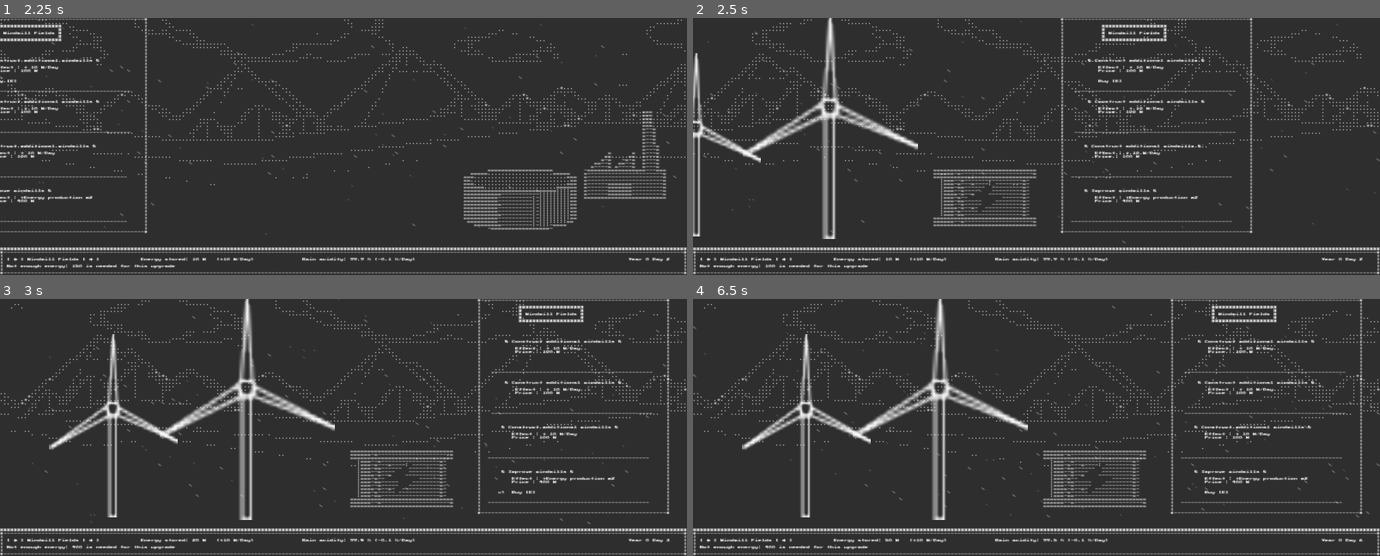
Above: before the commit, frames 1-4 (two rows, left to right).
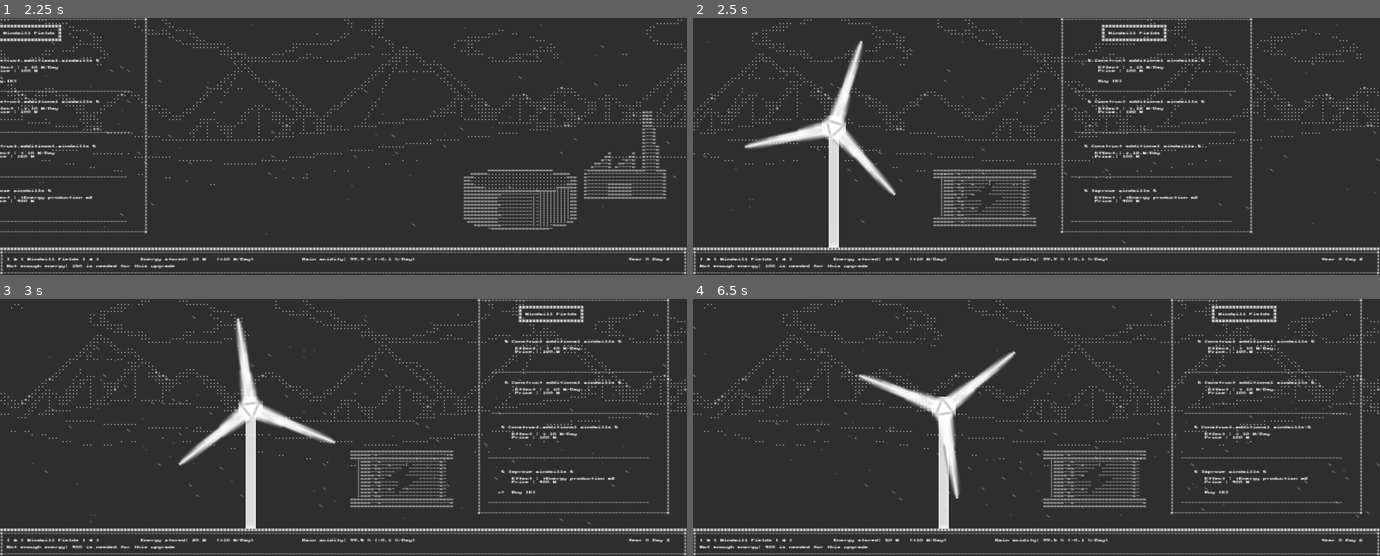
Above: after the commit, the same moments.

Repository: CreaJeu/terraforming-venus
Game: Godot game, scene res://scenes/main_menu.tscn
Two runs of this game, one before a commit and one after it. Both use one fixed random seed, a clock stepped at 60 frames per second and the inputs below.
Inputs:
- Up to frame 1 (2.25 s): tap Enter at 0.5 s; hold D (right) 0.53-1.28 s; tap E (ok) at 0.6, 1.35 s; hold S (down) 1.28-2.03 s; tap Space (start) at 2 s; hold D (right) from 2.03 s (still down); hold Space (start) from 2.03 s (still down)
- Up to frame 2 (2.5 s): keep holding D (right); keep holding Space (start); tap E (ok) at 2.3 s
- Up to frame 3 (3 s): release D (right) at 2.78 s; release Space (start) at 2.78 s; hold Z (up) from 2.78 s (still down); tap E (ok) at 2.85 s
- Up to frame 4 (6.5 s): release Z (up) at 3.53 s; hold Q (left) 3.53-5.03 s; tap E (ok) at 3.6, 4.55, 5.1, 5.85 s; tap Space (start) at 4.35 s; hold S (down) 5.03-5.78 s; hold D (right) from 5.78 s (still down)

Frame 1 is identical in both runs. In frame 2, 4.9% of the frame differs, in the area x 0-33%, y 0-90%; in frame 3, 5.5%, in the area x 7-49%, y 0-90%; in frame 4, 5.4%.

Commit message:
V2 candidate

Diff:
--- /dev/null
+++ b/assets/eolienneAxis.svg
@@ -0,0 +1,73 @@
+<?xml version="1.0" encoding="UTF-8" standalone="no"?>
+<!-- Created with Inkscape (http://www.inkscape.org/) -->
+
+<svg
+   width="6.892673"
+   height="6.892673"
+   viewBox="0 0 6.8926731 6.8926731"
+   version="1.1"
+   id="svg3260"
+   inkscape:version="1.2.2 (b0a8486541, 2022-12-01)"
+   sodipodi:docname="eolienneAxis.svg"
+   xmlns:inkscape="http://www.inkscape.org/namespaces/inkscape"
+   xmlns:sodipodi="http://sodipodi.sourceforge.net/DTD/sodipodi-0.dtd"
+   xmlns="http://www.w3.org/2000/svg"
+   xmlns:svg="http://www.w3.org/2000/svg">
+  <sodipodi:namedview
+     id="namedview3262"
+     pagecolor="#161616"
+     bordercolor="#ffffff"
+     borderopacity="1"
+     inkscape:showpageshadow="0"
+     inkscape:pageopacity="1"
+     inkscape:pagecheckerboard="1"
+     inkscape:deskcolor="#505050"
+     inkscape:document-units="px"
+     showgrid="false"
+     inkscape:zoom="16"
+     inkscape:cx="1.46875"
+     inkscape:cy="12.84375"
+     inkscape:window-width="1887"
+     inkscape:window-height="1056"
+     inkscape:window-x="0"
+     inkscape:window-y="0"
+     inkscape:window-maximized="1"
+     inkscape:current-layer="layer1" />
+  <defs
+     id="defs3257" />
+  <g
+     inkscape:label="Layer 1"
+     inkscape:groupmode="layer"
+     id="layer1">
+    <path
+       id="path4401"
+       style="fill:none;stroke:#fefefe;stroke-width:1.1;stroke-linecap:round;stroke-dasharray:none;paint-order:markers fill stroke"
+       d="M 6.3426731,3.446337 C 6.3426729,4.246138 6.0184894,4.970222 5.4943555,5.494356 4.9702217,6.01849 4.2461376,6.342673 3.4463365,6.342673 2.6465353,6.342673 1.9224513,6.01849 1.3983175,5.494356 0.87418369,4.970222 0.55000016,4.246138 0.54999996,3.446337 c -2e-7,-0.799801 0.3241833,-1.523886 0.84831714,-2.048019 0.5241338,-0.52413399 1.248218,-0.84831799 2.0480194,-0.84831799 0.7998013,0 1.5238856,0.324184 2.0480194,0.84831699 0.5241339,0.524134 0.8483174,1.248219 0.8483172,2.04802 z"
+       sodipodi:nodetypes="sssssssss" />
+    <path
+       id="path4401-5"
+       style="fill:none;stroke:#fefefe;stroke-width:1.1;stroke-linecap:round;stroke-dasharray:none;paint-order:markers fill stroke"
+       d="M 5.5823405,3.446337 C 5.5823404,4.036178 5.34326,4.570178 4.9567193,4.956719 4.5701786,5.343261 4.0361776,5.582341 3.4463365,5.582341 2.8564955,5.582341 2.3224944,5.343261 1.9359538,4.956719 1.5494131,4.570178 1.3103327,4.036178 1.3103325,3.446337 1.3103324,2.856496 1.5494128,2.322495 1.9359535,1.935955 2.3224942,1.549413 2.8564953,1.310332 3.4463365,1.310332 c 0.5898412,0 1.1238423,0.239081 1.5103831,0.625622 0.3865407,0.386541 0.6256211,0.920542 0.6256209,1.510383 z"
+       sodipodi:nodetypes="sssssssss" />
+    <path
+       id="path4401-5-3"
+       style="fill:none;stroke:#fefefe;stroke-width:1.1;stroke-linecap:round;stroke-dasharray:none;paint-order:markers fill stroke"
+       d="m 4.9624873,3.446337 c 0,0.418673 -0.169701,0.797711 -0.4440703,1.07208 C 4.2440476,4.792787 3.86501,4.962488 3.4463365,4.962488 3.0276632,4.962488 2.6486254,4.792787 2.3742561,4.518417 2.0998868,4.244048 1.9301858,3.86501 1.9301857,3.446337 1.9301856,3.027663 2.0998866,2.648625 2.3742559,2.374257 2.6486253,2.099886 3.027663,1.930185 3.4463365,1.930185 c 0.4186735,0 0.7977113,0.169701 1.0720807,0.444071 0.2743693,0.274369 0.4440703,0.653407 0.4440701,1.072081 z"
+       sodipodi:nodetypes="sssssssss" />
+    <path
+       id="path4401-5-3-5"
+       style="fill:none;stroke:#fefefe;stroke-width:1.1;stroke-linecap:round;stroke-dasharray:none;paint-order:markers fill stroke"
+       d="m 4.55734,3.446337 c 0,0.263308 -0.1243534,0.501687 -0.3254054,0.674241 -0.2010521,0.172553 -0.4788029,0.27928 -0.7855981,0.27928 -0.3067951,0 -0.5845459,-0.106727 -0.785598,-0.27928 C 2.4596864,3.948024 2.3353331,3.709645 2.335333,3.446337 2.3353329,3.18303 2.4596862,2.944649 2.6607383,2.772095 c 0.2010521,-0.172553 0.478803,-0.27928 0.7855982,-0.27928 0.3067952,0 0.5845461,0.106727 0.7855983,0.27928 0.201052,0.172554 0.3254054,0.410935 0.3254052,0.674242 z"
+       sodipodi:nodetypes="sssssssss" />
+    <path
+       id="path4401-5-3-5-6"
+       style="fill:none;stroke:#fefefe;stroke-width:1.1;stroke-linecap:round;stroke-dasharray:none;paint-order:markers fill stroke"
+       d="m 3.8222155,3.822216 c -0.2340505,0.332845 -0.5408882,0.0081 -0.7517581,0 -0.332844,-0.234052 -0.00815,-0.54089 -10e-8,-0.751759 0.2340505,-0.332845 0.5408884,-0.0081 0.7517583,0 0.332844,0.234053 0.00815,0.54089 -10e-8,0.751759 z"
+       sodipodi:nodetypes="ccccc" />
+    <path
+       style="fill:none;stroke:#fefefe;stroke-width:1.1;stroke-linecap:round;stroke-dasharray:none;paint-order:markers fill stroke"
+       d="M 3.6050841,3.4463365 H 3.287589"
+       id="path4501"
+       sodipodi:nodetypes="cc" />
+  </g>
+</svg>
--- /dev/null
+++ b/assets/eolienneFoot.svg
@@ -0,0 +1,58 @@
+<?xml version="1.0" encoding="UTF-8" standalone="no"?>
+<!-- Created with Inkscape (http://www.inkscape.org/) -->
+
+<svg
+   width="3.4758239"
+   height="70.167992"
+   viewBox="0 0 3.4758239 70.167993"
+   version="1.1"
+   id="svg3260"
+   inkscape:version="1.2.2 (b0a8486541, 2022-12-01)"
+   sodipodi:docname="eolienneFoot.svg"
+   xmlns:inkscape="http://www.inkscape.org/namespaces/inkscape"
+   xmlns:sodipodi="http://sodipodi.sourceforge.net/DTD/sodipodi-0.dtd"
+   xmlns="http://www.w3.org/2000/svg"
+   xmlns:svg="http://www.w3.org/2000/svg">
+  <sodipodi:namedview
+     id="namedview3262"
+     pagecolor="#161616"
+     bordercolor="#ffffff"
+     borderopacity="1"
+     inkscape:showpageshadow="0"
+     inkscape:pageopacity="1"
+     inkscape:pagecheckerboard="1"
+     inkscape:deskcolor="#505050"
+     inkscape:document-units="px"
+     showgrid="false"
+     inkscape:zoom="11.313709"
+     inkscape:cx="-17.766058"
+     inkscape:cy="35.57631"
+     inkscape:window-width="1887"
+     inkscape:window-height="1056"
+     inkscape:window-x="0"
+     inkscape:window-y="0"
+     inkscape:window-maximized="1"
+     inkscape:current-layer="layer1" />
+  <defs
+     id="defs3257" />
+  <g
+     inkscape:label="Layer 1"
+     inkscape:groupmode="layer"
+     id="layer1">
+    <path
+       id="rect3704"
+       style="fill:none;stroke:#ffffff;stroke-width:0.929206"
+       d="M 0.47521007,33.930005 H 3.0061951 v 35.704866 l -2.53098503,-0.0076 z"
+       sodipodi:nodetypes="ccccc" />
+    <path
+       style="fill:none;stroke:#fefefe;stroke-width:1;stroke-linecap:round;stroke-dasharray:none;paint-order:markers fill stroke"
+       d="M 1.4041841,34.255097 V 69.366681"
+       id="path3875"
+       sodipodi:nodetypes="cc" />
+    <path
+       style="fill:none;stroke:#fefefe;stroke-width:1;stroke-linecap:round;stroke-dasharray:none;paint-order:markers fill stroke"
+       d="M 2.1874151,34.228572 V 69.340156"
+       id="path3875-6"
+       sodipodi:nodetypes="cc" />
+  </g>
+</svg>
--- /dev/null
+++ b/assets/eolienneWing.svg
@@ -0,0 +1,66 @@
+<?xml version="1.0" encoding="UTF-8" standalone="no"?>
+<!-- Created with Inkscape (http://www.inkscape.org/) -->
+
+<svg
+   width="6.892673"
+   height="52.873158"
+   viewBox="0 0 6.8926731 52.873158"
+   version="1.1"
+   id="svg3260"
+   inkscape:version="1.2.2 (b0a8486541, 2022-12-01)"
+   sodipodi:docname="eolienneWing.svg"
+   xmlns:inkscape="http://www.inkscape.org/namespaces/inkscape"
+   xmlns:sodipodi="http://sodipodi.sourceforge.net/DTD/sodipodi-0.dtd"
+   xmlns="http://www.w3.org/2000/svg"
+   xmlns:svg="http://www.w3.org/2000/svg">
+  <sodipodi:namedview
+     id="namedview3262"
+     pagecolor="#161616"
+     bordercolor="#ffffff"
+     borderopacity="1"
+     inkscape:showpageshadow="0"
+     inkscape:pageopacity="1"
+     inkscape:pagecheckerboard="1"
+     inkscape:deskcolor="#505050"
+     inkscape:document-units="px"
+     showgrid="false"
+     inkscape:zoom="16"
+     inkscape:cx="2.0625"
+     inkscape:cy="12.90625"
+     inkscape:window-width="1887"
+     inkscape:window-height="1056"
+     inkscape:window-x="0"
+     inkscape:window-y="0"
+     inkscape:window-maximized="1"
+     inkscape:current-layer="layer1" />
+  <defs
+     id="defs3257" />
+  <g
+     inkscape:label="Layer 1"
+     inkscape:groupmode="layer"
+     id="layer1">
+    <path
+       style="fill:none;stroke:#fffefe;stroke-width:0.852919;stroke-dasharray:none;stroke-opacity:1"
+       d="M 5.0883592,24.16803 3.4469287,0.028932 1.8054982,24.235314 Z"
+       id="path3768"
+       sodipodi:nodetypes="cccc" />
+    <path
+       style="fill:none;stroke:#fffefe;stroke-width:1.1;stroke-linecap:round;stroke-dasharray:none;stroke-opacity:1;paint-order:markers fill stroke"
+       d="M 2.9484695,23.917788 3.885961,10.531984"
+       id="path6118" />
+    <path
+       style="fill:none;stroke:#fffefe;stroke-width:1.1;stroke-linecap:round;stroke-dasharray:none;stroke-opacity:1;paint-order:markers fill stroke"
+       d="M 2.4589699,23.93521 3.7357375,7.2783966"
+       id="path6120"
+       sodipodi:nodetypes="cc" />
+    <path
+       style="fill:none;stroke:#fffefe;stroke-width:1.1;stroke-linecap:round;stroke-dasharray:none;stroke-opacity:1;paint-order:markers fill stroke"
+       d="M 3.781333,24.012686 4.3567258,16.32735"
+       id="path6122"
+       sodipodi:nodetypes="cc" />
+    <path
+       style="fill:none;stroke:#fffefe;stroke-width:1.1;stroke-linecap:round;stroke-dasharray:none;stroke-opacity:1;paint-order:markers fill stroke"
+       d="m 4.4384368,23.941387 0.2438825,-2.84674"
+       id="path6124" />
+  </g>
+</svg>
--- a/scenes/main.tscn
+++ b/scenes/main.tscn
@@ -2,7 +2,6 @@
 
 [ext_resource type="PackedScene" uid="uid://cch5qqknwh7gl" path="res://scenes/rain.tscn" id="2_0wfyh"]
 [ext_resource type="Script" uid="uid://b6thy2gm65e1f" path="res://scripts/game_state.gd" id="2_sugp2"]
-[ext_resource type="Texture2D" uid="uid://dry6i63t1elkt" path="res://assets/eolienne.svg" id="3_jyhfs"]
 [ext_resource type="PackedScene" uid="uid://hodjx1ojhhcg" path="res://scenes/barre_ui.tscn" id="3_tbgi4"]
 [ext_resource type="PackedScene" uid="uid://cwxythcsu30vk" path="res://scenes/upgrades/upgrade_more_windmills.tscn" id="3_tefeu"]
 [ext_resource type="LabelSettings" uid="uid://po5dxq7k46vm" path="res://godot_only/label_settings.tres" id="4_jbj1t"]
@@ -14,6 +13,10 @@
 [ext_resource type="PackedScene" uid="uid://cyjcgnixmq7si" path="res://scenes/upgrades/upgrade_more_bacteria.tscn" id="9_a8y0u"]
 [ext_resource type="PackedScene" uid="uid://bt75dqc0het1a" path="res://scenes/upgrades/upgrade_better_bacteria.tscn" id="10_jkv2x"]
 [ext_resource type="PackedScene" uid="uid://cagmf1j2ietoh" path="res://scenes/upgrades/upgrade_super_bacteria.tscn" id="11_jbj1t"]
+[ext_resource type="Texture2D" uid="uid://qq1vtc6e6m5" path="res://assets/eolienneFoot.svg" id="11_muem4"]
+[ext_resource type="Texture2D" uid="uid://tq4kkloukq22" path="res://assets/eolienneAxis.svg" id="12_dp3eg"]
+[ext_resource type="Texture2D" uid="uid://bdrnwvgby7575" path="res://assets/eolienneWing.svg" id="13_0ld40"]
+[ext_resource type="Script" uid="uid://clkl31bthohsj" path="res://scripts/windmill_wing.gd" id="14_gqmmt"]
 [ext_resource type="Script" uid="uid://drse83ef45k4k" path="res://scripts/VictoryScreen.gd" id="15_dp3eg"]
 [ext_resource type="PackedScene" uid="uid://be8lu6sse7fpw" path="res://scenes/blink_label.tscn" id="16_muem4"]
 
@@ -92,6 +95,7 @@
 [node name="more_windmills_upgrade" parent="Windmills" unique_id=2074544727 node_paths=PackedStringArray("gamestate") instance=ExtResource("3_tefeu")]
 position = Vector2(143, 12)
 gamestate = NodePath("../../gameState_Node")
+extra_windmill_art_path = "../EolienneV2_2"
 
 [node name="applyer_Node" type="Node" parent="Windmills/more_windmills_upgrade" unique_id=1547696841]
 script = ExtResource("6_jkv2x")
@@ -99,6 +103,7 @@
 [node name="more_windmills_upgrade2" parent="Windmills" unique_id=143629266 node_paths=PackedStringArray("gamestate") instance=ExtResource("3_tefeu")]
 position = Vector2(143, 24)
 gamestate = NodePath("../../gameState_Node")
+extra_windmill_art_path = "../EolienneV2_3"
 
 [node name="applyer_Node" type="Node" parent="Windmills/more_windmills_upgrade2" unique_id=657588283]
 script = ExtResource("6_jkv2x")
@@ -106,6 +111,7 @@
 [node name="more_windmills_upgrade3" parent="Windmills" unique_id=1436794835 node_paths=PackedStringArray("gamestate") instance=ExtResource("3_tefeu")]
 position = Vector2(142, 37)
 gamestate = NodePath("../../gameState_Node")
+extra_windmill_art_path = "../EolienneV2_4"
 
 [node name="applyer_Node" type="Node" parent="Windmills/more_windmills_upgrade3" unique_id=198349076]
 script = ExtResource("6_jkv2x")
@@ -117,15 +123,6 @@
 [node name="applyer_Node" type="Node" parent="Windmills/better_windmills_upgrade" unique_id=415425593]
 script = ExtResource("6_jkv2x")
 price = 400
-
-[node name="Eolienne" type="Sprite2D" parent="Windmills" unique_id=1359826047]
-position = Vector2(72, 32)
-texture = ExtResource("3_jyhfs")
-
-[node name="Eolienne2" type="Sprite2D" parent="Windmills" unique_id=814259118]
-position = Vector2(33, 37)
-scale = Vector2(0.7352941, 0.8230769)
-texture = ExtResource("3_jyhfs")
 
 [node name="Transformateur" type="Label" parent="Windmills" unique_id=433090939]
 offset_left = 102.0
@@ -177,6 +174,126 @@
 =============================="
 label_settings = ExtResource("4_jbj1t")
 metadata/transparent_char = "$"
+
+[node name="EolienneV2_4" type="Node2D" parent="Windmills" unique_id=1822191037]
+visible = false
+position = Vector2(23, 40)
+
+[node name="Foot" type="Sprite2D" parent="Windmills/EolienneV2_4" unique_id=755448071]
+position = Vector2(-3.833727, 0.32499886)
+scale = Vector2(0.505, 0.505)
+texture = ExtResource("11_muem4")
+
+[node name="Axis" type="Sprite2D" parent="Windmills/EolienneV2_4" unique_id=112448626]
+position = Vector2(-3.833727, 0.32499886)
+scale = Vector2(0.505, 0.505)
+texture = ExtResource("12_dp3eg")
+
+[node name="Wing1" type="Sprite2D" parent="Windmills/EolienneV2_4" unique_id=971932096]
+position = Vector2(-3.833727, 0.32499886)
+scale = Vector2(0.505, 0.505)
+texture = ExtResource("13_0ld40")
+script = ExtResource("14_gqmmt")
+
+[node name="Wing2" type="Sprite2D" parent="Windmills/EolienneV2_4" unique_id=197630472]
+position = Vector2(-3.833727, 0.32499897)
+rotation = 2.0943952
+scale = Vector2(0.505, 0.505)
+texture = ExtResource("13_0ld40")
+script = ExtResource("14_gqmmt")
+
+[node name="Wing3" type="Sprite2D" parent="Windmills/EolienneV2_4" unique_id=1873029169]
+position = Vector2(-3.833727, 0.32499874)
+rotation = 4.1887903
+scale = Vector2(0.505, 0.505)
+texture = ExtResource("13_0ld40")
+script = ExtResource("14_gqmmt")
+
+[node name="EolienneV2_3" type="Node2D" parent="Windmills" unique_id=1514352906]
+visible = false
+position = Vector2(36, 37)
+
+[node name="Foot" type="Sprite2D" parent="Windmills/EolienneV2_3" unique_id=1116023554]
+position = Vector2(-3.833727, 0.32499886)
+scale = Vector2(0.665, 0.665)
+texture = ExtResource("11_muem4")
+
+[node name="Axis" type="Sprite2D" parent="Windmills/EolienneV2_3" unique_id=1969379832]
+position = Vector2(-3.833727, 0.32499886)
+scale = Vector2(0.665, 0.665)
+texture = ExtResource("12_dp3eg")
+
+[node name="Wing1" type="Sprite2D" parent="Windmills/EolienneV2_3" unique_id=505921982]
+position = Vector2(-3.833727, 0.32499886)
+scale = Vector2(0.665, 0.665)
+texture = ExtResource("13_0ld40")
+script = ExtResource("14_gqmmt")
+
+[node name="Wing2" type="Sprite2D" parent="Windmills/EolienneV2_3" unique_id=1289017056]
+position = Vector2(-3.833727, 0.32499897)
+rotation = 2.0943952
+scale = Vector2(0.665, 0.665)
+texture = ExtResource("13_0ld40")
+script = ExtResource("14_gqmmt")
+
+[node name="Wing3" type="Sprite2D" parent="Windmills/EolienneV2_3" unique_id=1304890596]
+position = Vector2(-3.833727, 0.32499874)
+rotation = 4.1887903
+scale = Vector2(0.665, 0.665)
+texture = ExtResource("13_0ld40")
+script = ExtResource("14_gqmmt")
+
+[node name="EolienneV2_2" type="Node2D" parent="Windmills" unique_id=1047826424]
+visible = false
+position = Vector2(49, 36)
+
+[node name="Foot" type="Sprite2D" parent="Windmills/EolienneV2_2" unique_id=1335798744]
+scale = Vector2(0.8, 0.8)
+texture = ExtResource("11_muem4")
+
+[node name="Axis" type="Sprite2D" parent="Windmills/EolienneV2_2" unique_id=1217060541]
+scale = Vector2(0.8, 0.8)
+texture = ExtResource("12_dp3eg")
+
+[node name="Wing1" type="Sprite2D" parent="Windmills/EolienneV2_2" unique_id=1657453393]
+scale = Vector2(0.8, 0.8)
+texture = ExtResource("13_0ld40")
+script = ExtResource("14_gqmmt")
+
+[node name="Wing2" type="Sprite2D" parent="Windmills/EolienneV2_2" unique_id=785637181]
+rotation = 2.0943952
+scale = Vector2(0.8, 0.8)
+texture = ExtResource("13_0ld40")
+script = ExtResource("14_gqmmt")
+
+[node name="Wing3" type="Sprite2D" parent="Windmills/EolienneV2_2" unique_id=126183052]
+rotation = 4.1887903
+scale = Vector2(0.8, 0.8)
+texture = ExtResource("13_0ld40")
+script = ExtResource("14_gqmmt")
+
+[node name="EolienneV2_1" type="Node2D" parent="Windmills" unique_id=872016839]
+position = Vector2(73, 32)
+
+[node name="Foot" type="Sprite2D" parent="Windmills/EolienneV2_1" unique_id=1712866499]
+texture = ExtResource("11_muem4")
+
+[node name="Axis" type="Sprite2D" parent="Windmills/EolienneV2_1" unique_id=1977675875]
+texture = ExtResource("12_dp3eg")
+
+[node name="Wing1" type="Sprite2D" parent="Windmills/EolienneV2_1" unique_id=128863394]
+texture = ExtResource("13_0ld40")
+script = ExtResource("14_gqmmt")
+
+[node name="Wing2" type="Sprite2D" parent="Windmills/EolienneV2_1" unique_id=826087801]
+rotation = 2.0943952
+texture = ExtResource("13_0ld40")
+script = ExtResource("14_gqmmt")
+
+[node name="Wing3" type="Sprite2D" parent="Windmills/EolienneV2_1" unique_id=226055158]
+rotation = 4.1887903
+texture = ExtResource("13_0ld40")
+script = ExtResource("14_gqmmt")
 
 [node name="bacteria_factory" parent="." unique_id=1136961121 instance=ExtResource("4_jyhfs")]
 position = Vector2(240, 0)
--- a/scripts/game_state.gd
+++ b/scripts/game_state.gd
@@ -10,6 +10,7 @@
 @export var camera: OurCamera
 @export var ui_bar: UIBar
 @export var day_duration: float = 1
+@export var windmill_rot_speed : float = -.9
 
 var time_passed: float
 var current_day: int = 1
--- a/scripts/upgrades/better_windmills.gd
+++ b/scripts/upgrades/better_windmills.gd
@@ -16,6 +16,7 @@
 	if(gamestate == null):
 		return
 	extra_factory_art.show()
+	gamestate.windmill_rot_speed = -1.7
 	gamestate.set_energy_income(gamestate.energy_income * 2)
 	gamestate.display_message("The windmills now have a motor making them spin extra fast to produce more energy")
 
--- a/scripts/upgrades/more_windmills.gd
+++ b/scripts/upgrades/more_windmills.gd
@@ -3,16 +3,20 @@
 @export var additional_energy: int = 10
 @export var selected: bool = false
 @export var gamestate: GameState
+@export var extra_windmill_art_path: String
+var extra_windmill_art: Node2D
 
 func _ready() -> void:
 	if selected:
 		select()
 	else:
 		deselect()
+	extra_windmill_art = get_node(extra_windmill_art_path)
 
 func _exit_tree() -> void:
 	if(gamestate == null):
 		return
+	extra_windmill_art.show()
 	gamestate.set_energy_income(gamestate.energy_income + additional_energy)
 	gamestate.display_message("More windmills = More energy. Luckily there is no lack of wind on Venus.")
 
--- /dev/null
+++ b/scripts/windmill_wing.gd
@@ -0,0 +1,13 @@
+extends Sprite2D
+
+#@export var rot_speed : float = -.7
+var gamestate: GameState
+
+func _ready() -> void:
+	gamestate = $"/root/main_Node/gameState_Node"
+	print_tree_pretty()
+	print_debug(gamestate)
+
+func _process(delta: float) -> void:
+	if is_visible_in_tree():
+		rotate(gamestate.windmill_rot_speed * delta)
Not shown, added: assets/eolienneAxis.svg.import
Not shown, added: assets/eolienneFoot.svg.import
Not shown, added: assets/eolienneWing.svg.import
Not shown, added: scripts/windmill_wing.gd.uid
Not shown, changed: cluige_only/BetterWindmills.c
Not shown, changed: cluige_only/GameState.c
Not shown, changed: cluige_only/GameState.h
Not shown, changed: cluige_only/MoreWindmills.c
Not shown, changed: cluige_only/MoreWindmills.h
Not shown, added: cluige_only/WindmillWing.c
Not shown, added: cluige_only/WindmillWing.h
Not shown, changed: cluige_only/main_terraform.c
(and 1 more such lines)
